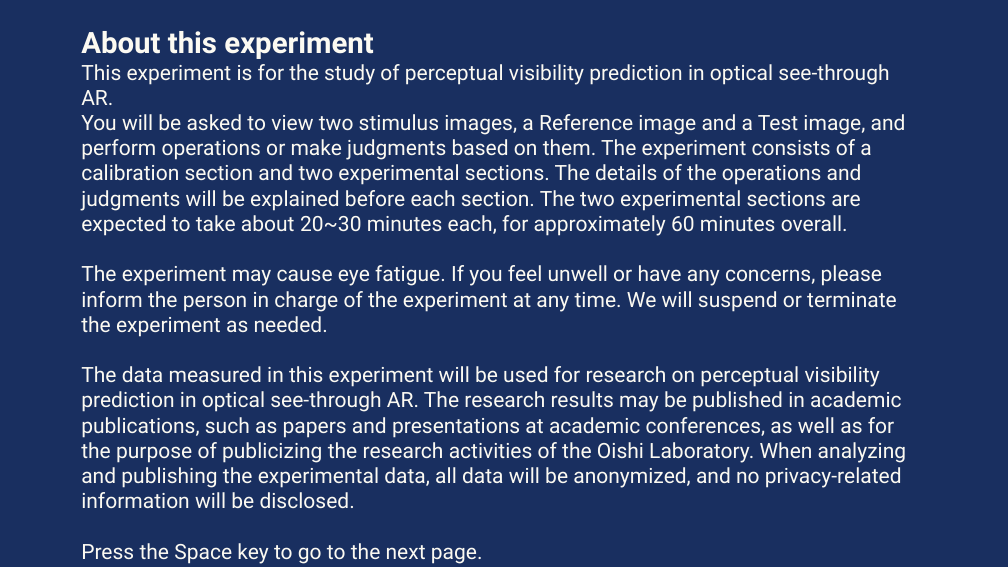
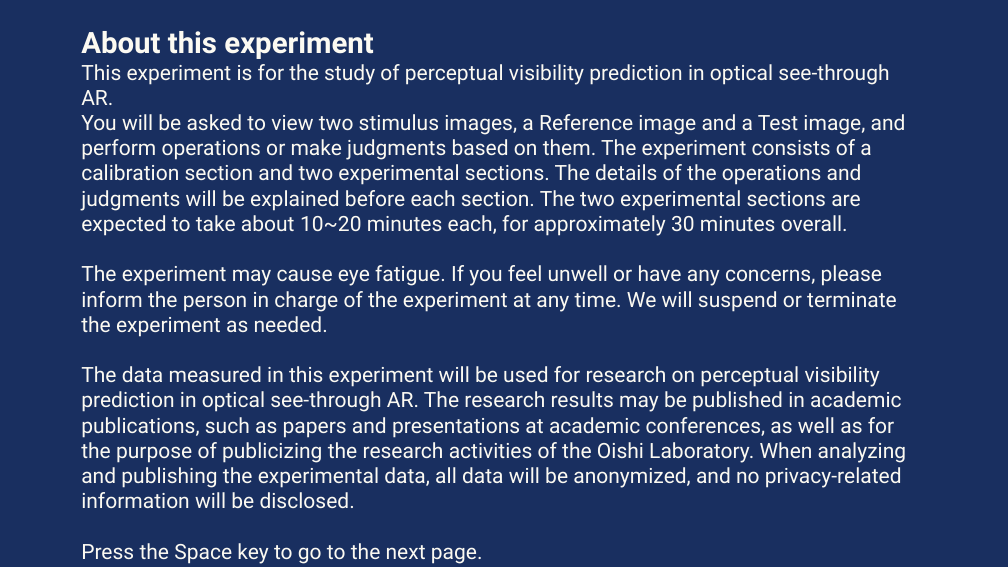
Before and after one commit to HAMADAKAZUKI2423/lab, a slide deck: slide 16 of tex/ethicsreview/ethics_review_visibility/別紙2評価実験説明.pptx. Drawn at 1008x567 pixels with LibreOffice and Linux fonts; fonts in the diff are those of the drawing. Boxes give left, top, right and bottom in pixels: in the first picture for what was removed or moved away, otherwise in the second. Text is boxed around its words. In the diff, an @@ line names an element or a change of style, - is before the commit and + after.

```diff
--- a/tex/ethicsreview/ethics_review_visibility/別紙2評価実験説明.pptx
+++ b/tex/ethicsreview/ethics_review_visibility/別紙2評価実験説明.pptx
@@ text at (81, 114, 906, 236): text changed @@
-You will be asked to view two stimulus images, a Reference image and a Test image, and perform operations or make judgments based on them. The experiment consists of a calibration section and two experimental sections. The details of the operations and judgments will be explained before each section. The two experimental sections are expected to take about 20~30 minutes each, for approximately 60 minutes overall.
+You will be asked to view two stimulus images, a Reference image and a Test image, and perform operations or make judgments based on them. The experiment consists of a calibration section and two experimental sections. The details of the operations and judgments will be explained before each section. The two experimental sections are expected to take about 10~20 minutes each, for approximately 30 minutes overall.
```
Also in this commit, not shown: 8 other slides changed.
